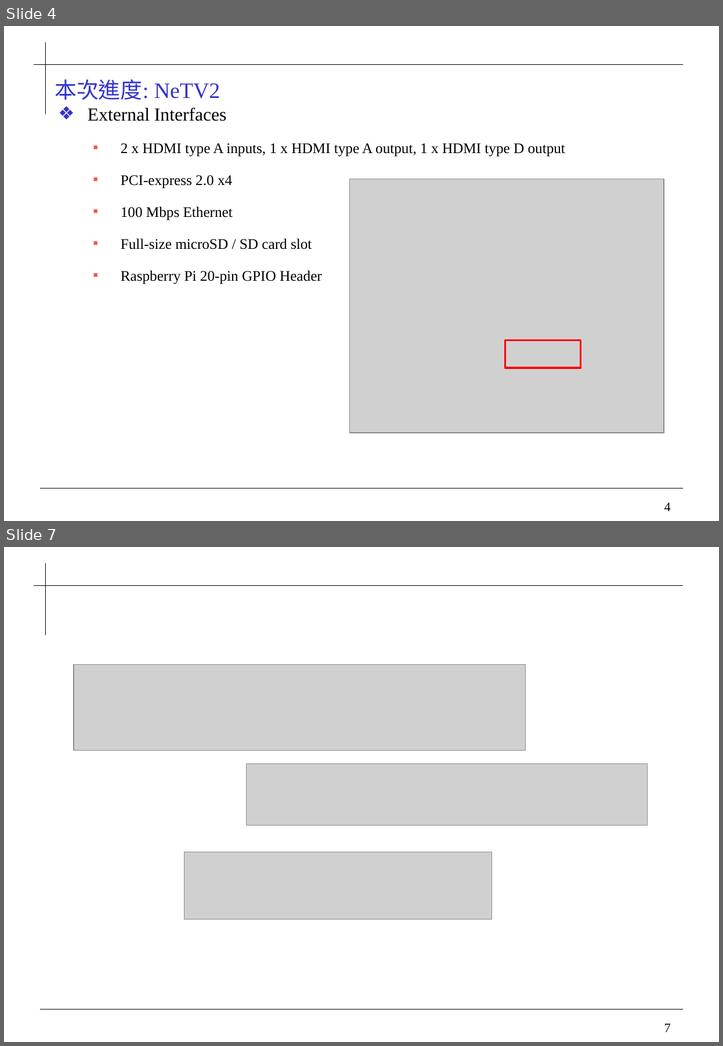
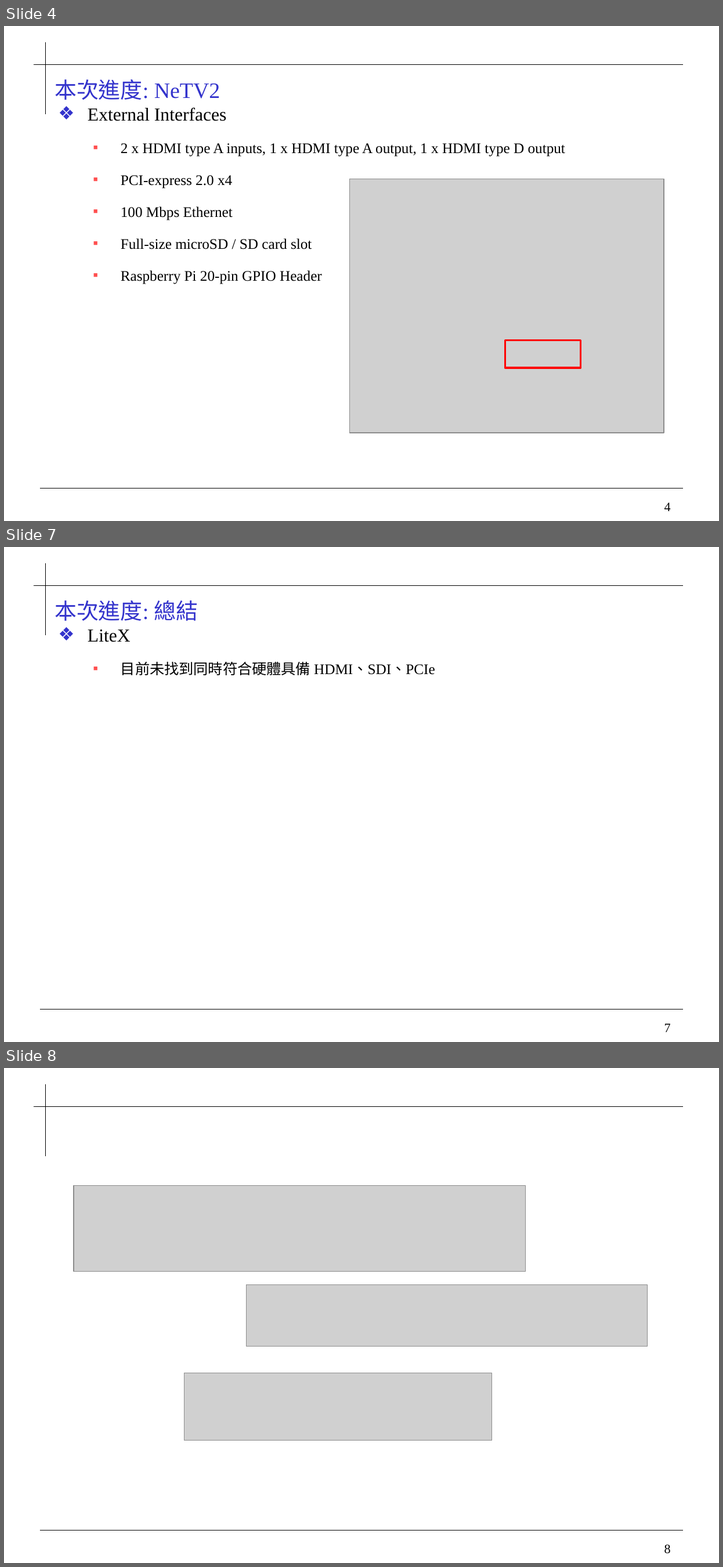
Before and after one commit to 0ilasis0/home, a slide deck: Onyx_進度報告_1020.pptx. Shown one above the other, each under a label of ours: slides 4 and 7 before the commit, slides 4, 7 and 8 after it; the slides between them are not shown. The pictures are 723x1046 and 723x1567 pixels, drawn with LibreOffice and Linux fonts; fonts in the diff are those of the drawing; grey boxes stand for pictures; background and template pictures are left out. Boxes give left, top, right and bottom in pixels: in the first picture for what was removed or moved away, otherwise in the second. Text is boxed around its words. In the diff, an @@ line names an element or a change of style, - is before the commit and + after.

```diff
--- a/Onyx_進度報告_1020.pptx
+++ b/Onyx_進度報告_1020.pptx
@@ slide 7 added at bbox=[4, 547, 719, 1042], background #FFFFFF; not listed: 4 template elements that a slide beside it also shows @@
@@ title added at bbox=[54, 600, 198, 621], 24 pt, text #3333CC @@
+本次進度: 總結
@@ text added at bbox=[88, 629, 435, 675], 16 pt, text #000000 @@
+❖ LiteX
+  ▪ 目前未找到同時符合硬體具備 HDMI、SDI、PCIe
@@ what was slide 7 is now slide 8 @@
@@ page number at bbox=[664, 1544, 670, 1553]: text changed @@
-7
+8
```
Also in this commit, not shown: 1 slide changed, 1 other slide added, 1 slide removed, 2 other files.
